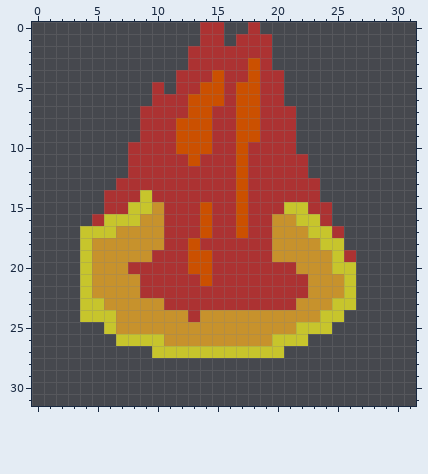
Edited in one commit: pixel-art sprite (GUMGUMCollector/assets/flames.png). This is how it looked before the edit.
The file is 32x32 pixels.
After:
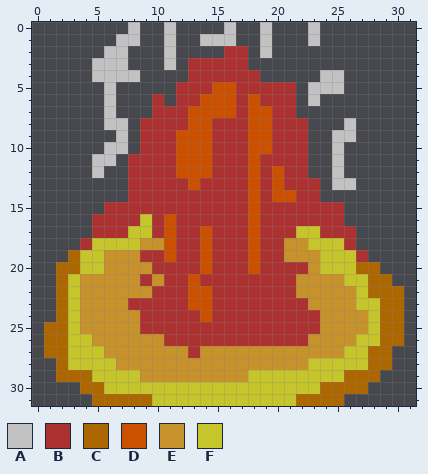
Palette (. is transparent): A #c2c2c2  B #ac3232  C #ad6700  D #cb5000  E #c7922c  F #c7c52c
Changes in this commit:
y 0: x 8 . -> A; x 11 . -> A; x 14..16 BB. -> ..A; x 18..19 B. -> .A; x 23 . -> A
y 1: x 7..8 .. -> AA; x 11 . -> A; x 14..19 BB.BBB -> AAA..A; x 23 . -> A
y 2: x 6..7 .. -> AA; x 11 . -> A; x 13..15 BBB -> ...; x 18..19 BB -> .A
y 3: x 5..7 ... -> AAA; x 11 . -> A; x 18..19 DB -> ..
y 4: x 5..8 .... -> AAAA; x 12 B -> .; x 15 D -> B; x 18..20 DBB -> B..; x 24..25 .. -> AA
y 5: x 6 . -> A; x 10 B -> .; x 14 D -> B; x 16..18 BDD -> DBB; x 21 . -> B; x 23..25 ... -> AAA
y 6: x 6 . -> A; x 11 B -> .; x 13 D -> B; x 16..17 BD -> DB; x 21 . -> B; x 23 . -> A
y 7: x 6 . -> A; x 9 B -> .; x 15..17 BBD -> DDB; x 19 B -> D
y 8: x 6..7 .. -> AA; x 12 D -> B; x 17 D -> B; x 19 B -> D; x 22 . -> B; x 26 . -> A
y 9: x 7 . -> A; x 17 D -> B; x 19 B -> D; x 22 . -> B; x 25..26 .. -> AA
y 10: x 6..8 ..B -> AA.; x 17..19 DBB -> BDD; x 22 . -> B; x 25 . -> A
y 11: x 5..6 .. -> AA; x 12 B -> D; x 14 B -> D; x 17..18 DB -> BD; x 25 . -> A
y 12: x 5 . -> A; x 12..14 BBB -> DDD; x 17..18 DB -> BD; x 20 B -> D; x 25 . -> A
y 13: x 7 B -> .; x 13 B -> D; x 17..18 DB -> BD; x 20 B -> D; x 25..26 .. -> AA
y 14: x 6..7 BB -> ..; x 9 F -> B; x 17..18 DB -> BD; x 20..21 BB -> DD
y 15: x 8..10 FFE -> BBB; x 14 D -> B; x 17..18 DB -> BD; x 21..22 FF -> BB; x 25 . -> B
y 16: x 6..11 FFFEEB -> BBBFBD; x 14 D -> B; x 17..18 DB -> BD; x 20..23 EEFF -> BBBB; x 25 . -> B
y 17: x 4..11 FFFEEEEB -> .BBBFFBD; x 17..18 DB -> BD; x 20..22 EEE -> BBF; x 24 F -> B; x 26 . -> B
y 18: x 4..8 FEEEE -> BFFFF; x 11 B -> D; x 13..14 DB -> BD; x 18 B -> D; x 20 E -> B; x 23 E -> F; x 26 . -> B
y 19: x 3 . -> C; x 5 E -> F; x 9 E -> B; x 11 B -> D; x 13 D -> B; x 18 B -> D; x 20 E -> B; x 24 E -> F; x 26..27 B. -> FB
y 20: x 2..3 .. -> CC; x 5 E -> F; x 8..9 BB -> EE; x 13 D -> B; x 18 B -> D; x 22 E -> B; x 24 E -> F; x 27..28 .. -> CC
y 21: x 2..4 ..F -> CFE; x 10 B -> E; x 13..14 BD -> DB; x 22 B -> E; x 27..29 ... -> FCC
y 22: x 2..4 ..F -> CFE; x 9 B -> E; x 13..14 BB -> DD; x 22 B -> E; x 26..30 F.... -> EFCCC
y 23: x 2..5 ..FF -> CFEE; x 8..10 EEE -> BBB; x 13..14 BB -> DD; x 22 E -> B; x 25..30 FF.... -> EEFFCC
y 24: x 2..6 ..FFF -> CFEEE; x 9..12 EEEE -> BBBB; x 14..30 EEEEEEEEEEFF..... -> DBBBBBBBBBEEEEFCC
y 25: x 1..6 .....F -> CCFEEE; x 9..30 EEEEEEEEEEEEEFFF...... -> BBBBBBBBBBBBBBBEEEEFCC
y 26: x 1..30 ......FFFFEEEEEEEEEFFF........ -> CCFFEEEEEEBBBBBBBBBBBBEEEEFFCC
y 27: x 1..29 .........FFFFFFFFFFF......... -> CCFFFEEEEEEEBEEEEEEEEEEEEFFCC
y 28: x 2..29 ............................ -> CFFFFEEEEEEEEEEEEEEEEFFFFFCC
y 29: x 2..28 ........................... -> CCCFFFFEEEEEEEEEFFFFFFFFCCC
y 30: x 4..27 ........................ -> CCFFFFFFFFFFFFFFFFFFCCCC
y 31: x 5..25 ..................... -> CCCCCFFFFFFFFFFFFCCCC
Where, in picture pixels (left, top, right, bottom), the same in both pictures:
changed: (44, 22, 404, 406)
